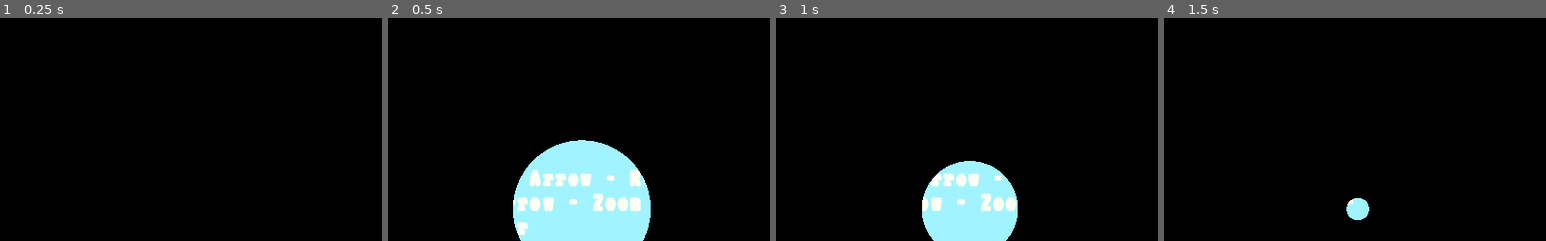
Above: before the commit, frames 1-4 (left to right).
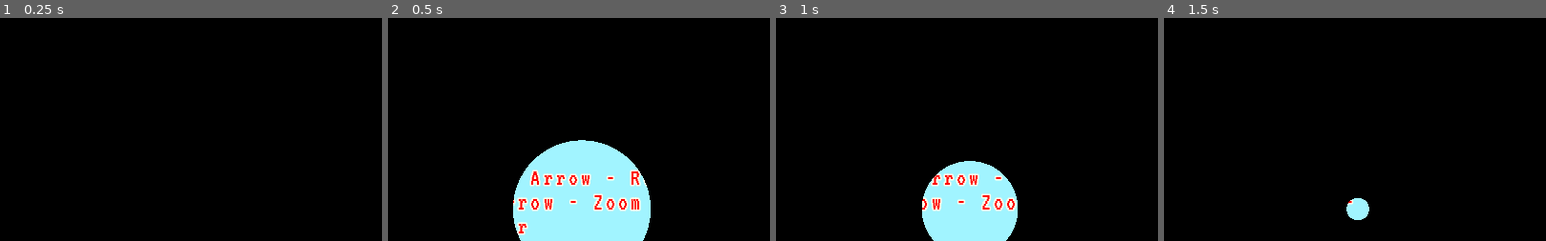
Above: after the commit, the same moments.

Repository: aarongrisez/gmtk2023
Game: Godot game, scene res://UI/Menu.tscn
Two runs of this game, one before a commit and one after it. Both use one fixed random seed, a clock stepped at 60 frames per second and the inputs below. Sound files missing from this copy of the repository are replaced by a short silence.
Inputs:
- Up to frame 1 (0.25 s): no input
- Up to frame 2 (0.5 s): no input
- Up to frame 3 (1 s): click "Play" at 0.5 s
- Up to frame 4 (1.5 s): click "Play" at 1.25 s
The pictures show only the part of the screen within x 25-75%, y 7-57%; the shares and areas given below are measured in that part.

Frame 1 is identical in both runs. In frame 2, 0.9% of the frame differs, in the area x 32-66%, y 68-97%; in frame 3, 0.5%; in frame 4, less than 0.1%.

Commit message:
Change menu font color to be more readable

Diff:
--- a/gmtk2023/UI/Menu.tscn
+++ b/gmtk2023/UI/Menu.tscn
@@ -116,6 +116,8 @@
 } ]
 0/z_index = 0
 
+[sub_resource type="Theme" id=16]
+
 [sub_resource type="DynamicFont" id=12]
 size = 72
 outline_size = 1
@@ -169,6 +171,8 @@
 "times": PoolRealArray( 0, 2, 4 )
 }
 
+[sub_resource type="Theme" id=15]
+
 [node name="Menu" type="CanvasLayer"]
 script = ExtResource( 2 )
 
@@ -229,7 +233,8 @@
 anchor_right = 1.0
 margin_bottom = 128.0
 rect_pivot_offset = Vector2( 512, 64 )
-custom_colors/font_color = Color( 1, 1, 1, 1 )
+theme = SubResource( 16 )
+custom_colors/font_color = Color( 1, 0.396078, 0.396078, 1 )
 custom_fonts/font = SubResource( 12 )
 text = "Laser Focused"
 align = 1
@@ -245,6 +250,8 @@
 margin_top = 142.0
 margin_right = 893.0
 margin_bottom = 384.0
+theme = SubResource( 15 )
+custom_colors/default_color = Color( 1, 0, 0, 1 )
 text = "Controls:
 
 W,A,S,D - Move Cat
Not shown: 1 places in gmtk2023/UI/Menu.tscn that only renumber resources
